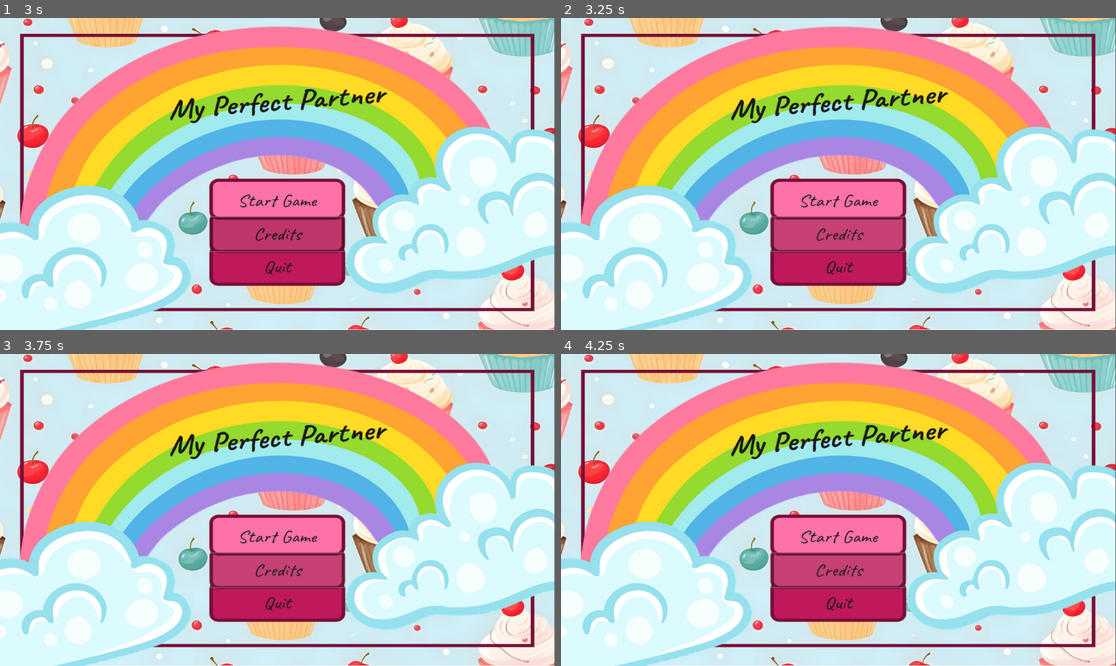
Above: before the commit, frames 1-4 (two rows, left to right).
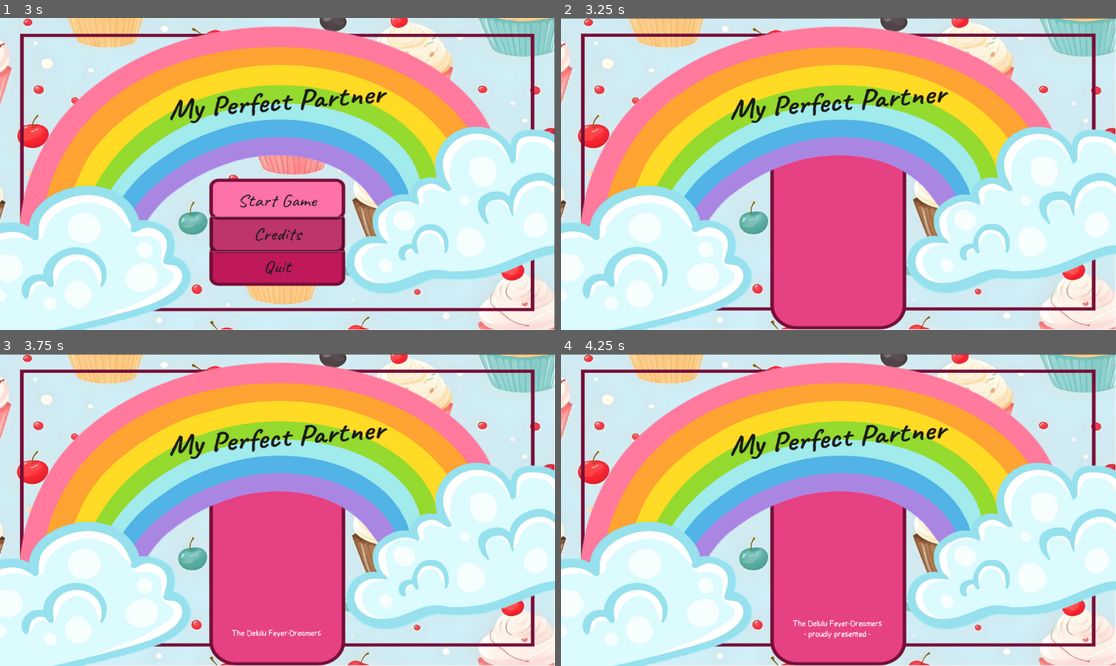
Above: after the commit, the same moments.

Repository: Olli1080/Frankenjam24
Game: Godot game, scene res://Scenes/start_menu.tscn
Two runs of this game, one before a commit and one after it. Both use one fixed random seed, a clock stepped at 60 frames per second and the inputs below. This scene is started directly instead of the project's main scene.
Inputs (mouse positions are in pixels of both pictures, inside the frame that each line leads up to):
- Up to frame 1 (3 s): tap Enter at 0.5, 2 s; move the mouse to (399, 158) at 0.52 s; click (399, 158) at 0.67 s; tap Space at 1.25, 2.75 s; move the mouse to (166, 189) at 1.27 s; click (166, 189) at 1.42 s; move the mouse to (333, 105) at 2.02 s; click (333, 105) at 2.17 s; move the mouse to (249, 236) at 2.77 s; click (249, 236) at 2.92 s
- Up to frame 2 (3.25 s): no input
- Up to frame 3 (3.75 s): click (277, 569) at 3.52 s
- Up to frame 4 (4.25 s): no input

Frame 1 is identical in both runs. In frame 2, 15% of the frame differs, in the area x 0-100%, y 0-100%; in frame 3, 15%; in frame 4, 15%.

Commit message:
Connect main menu and credits

Diff:
--- a/Scenes/credits.gd
+++ b/Scenes/credits.gd
@@ -3,8 +3,9 @@
 @onready var text: Label = get_node("Label")
 @onready var begrenzung: Node2D = get_node("CreditsUpperPart/begrenzung")
 
-signal credits_done
+#signal credits_done
 var done: bool = false
+var timestamp_done = null
 
 # Called when the node enters the scene tree for the first time.
 func _ready():
@@ -13,9 +14,11 @@
 # Called every frame. 'delta' is the elapsed time since the previous frame.
 func _process(delta):
 	if done:
+		if Time.get_ticks_msec() - timestamp_done > 3000:
+			get_tree().change_scene_to_file("res://Scenes/start_menu.tscn")
 		return
 
-	var offset = delta * 120
+	var offset = delta * 40
 	if text.get_visible_line_count() != text.get_line_count():
 		text.size.y += offset
 		text.position.y -= offset
@@ -23,4 +26,5 @@
 		text.position.y -= offset
 		if (begrenzung.global_position.y - (text.position.y + text.size.y) > 0):
 			done = true
-			credits_done.emit()
+			timestamp_done = Time.get_ticks_msec()
+			#credits_done.emit()
--- a/Scenes/start_menu.gd
+++ b/Scenes/start_menu.gd
@@ -11,8 +11,12 @@
 	pass
 
 
+func _on_credits_button_pressed():
+	get_tree().change_scene_to_file("res://Scenes/credits.tscn")
+
 func _on_quit_button_pressed():
 	get_tree().quit()
+
 
 func _on_quit_button_mouse_entered():
 	get_node("quit_button").modulate = Color(1, 1, 1, 0.3)
--- a/Scenes/start_menu.tscn
+++ b/Scenes/start_menu.tscn
@@ -45,6 +45,7 @@
 [connection signal="mouse_exited" from="start_game_button" to="." method="_on_start_game_button_mouse_exited"]
 [connection signal="mouse_entered" from="credits_button" to="." method="_on_credits_button_mouse_entered"]
 [connection signal="mouse_exited" from="credits_button" to="." method="_on_credits_button_mouse_exited"]
+[connection signal="pressed" from="credits_button" to="." method="_on_credits_button_pressed"]
 [connection signal="mouse_entered" from="quit_button" to="." method="_on_quit_button_mouse_entered"]
 [connection signal="mouse_exited" from="quit_button" to="." method="_on_quit_button_mouse_exited"]
 [connection signal="pressed" from="quit_button" to="." method="_on_quit_button_pressed"]
